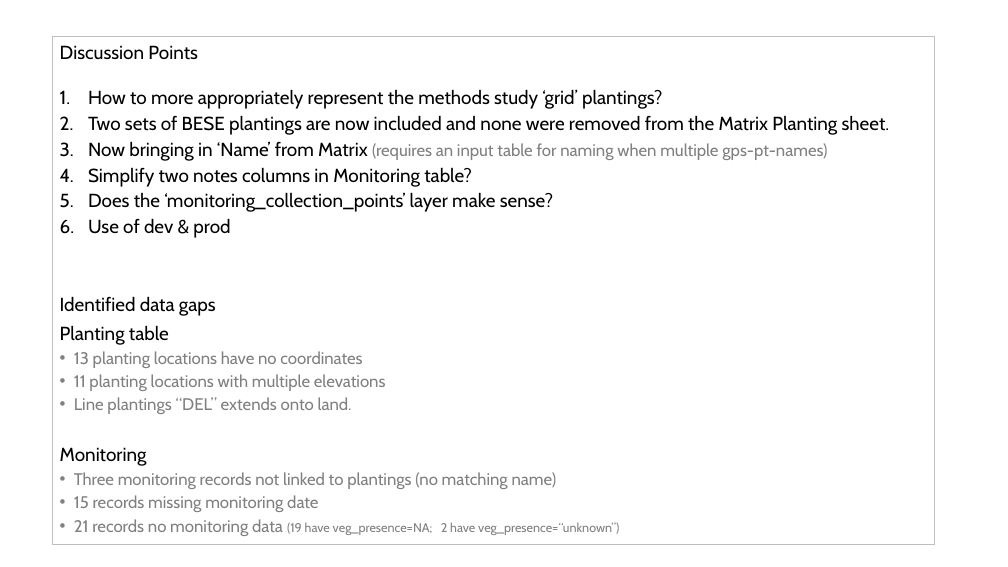
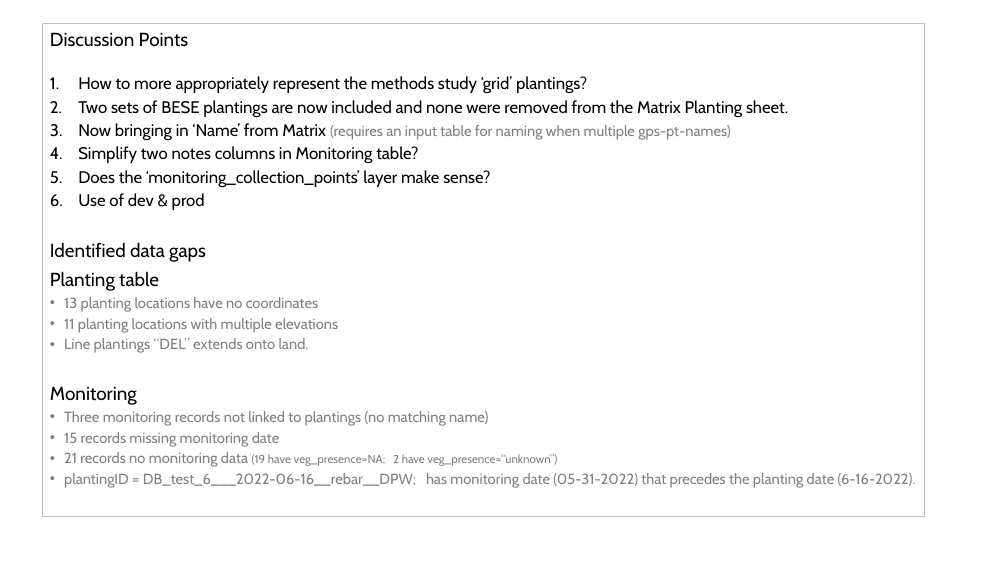
Before and after one commit to WA-Nearshore/seagrass-restoration-processing, a slide deck: slide 33 of docs/seagrass_restoration_storymap_notes.pptx. Drawn at 1008x567 pixels with LibreOffice and Linux fonts; fonts in the diff are those of the drawing. Boxes give left, top, right and bottom in pixels: in the first picture for what was removed or moved away, otherwise in the second. Text is boxed around its words. In the diff, an @@ line names an element or a change of style, - is before the commit and + after.

Commit message:
Tracing warning when making monitoring graphs - monitoring date preceds plantings date.

```diff
--- a/docs/seagrass_restoration_storymap_notes.pptx
+++ b/docs/seagrass_restoration_storymap_notes.pptx
@@ rectangle "Discussion Points": place and size @@
-rectangle "Discussion Points" at (52, 37, 935, 544)
+rectangle "Discussion Points" at (42, 24, 925, 517)
@@ text in rectangle at (64, 76, 788, 467): size 18 to 16 pt in "How to more appropriately represent the methods ...", "Two sets of BESE plantings are now ...", "Now bringing in ‘Name’ from Matrix", "Simplify two notes columns in Monitoring table?" and 2 more places; size 16 to 14 pt in "(requires an input table for naming when ...", "13 planting locations have no coordinates", "11 planting locations with multiple elevations", "Line plantings “DEL” extends onto land." and 3 more places; size 12 to 11 pt in "(19 have veg_presence=NA; 2 have veg_presence=“unknown”)" @@
@@ text in rectangle at (64, 473, 916, 488): paragraph added @@
+• plantingID = DB_test_6___2022-06-16__rebar__DPW; has monitoring date (05-31-2022) that precedes the planting date (6-16-2022).
```
Also in this commit, not shown: 1 slide added, 2 other files.
